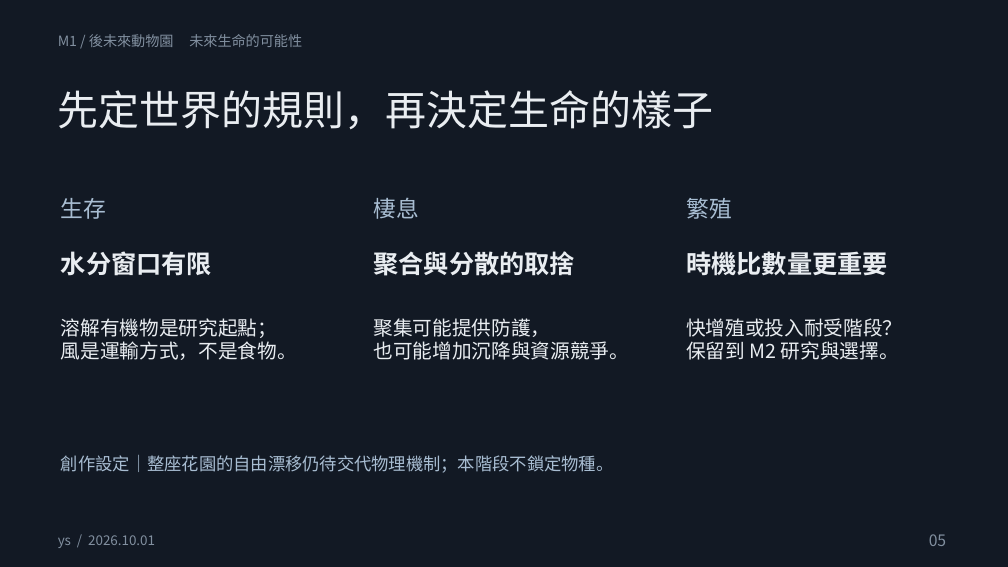
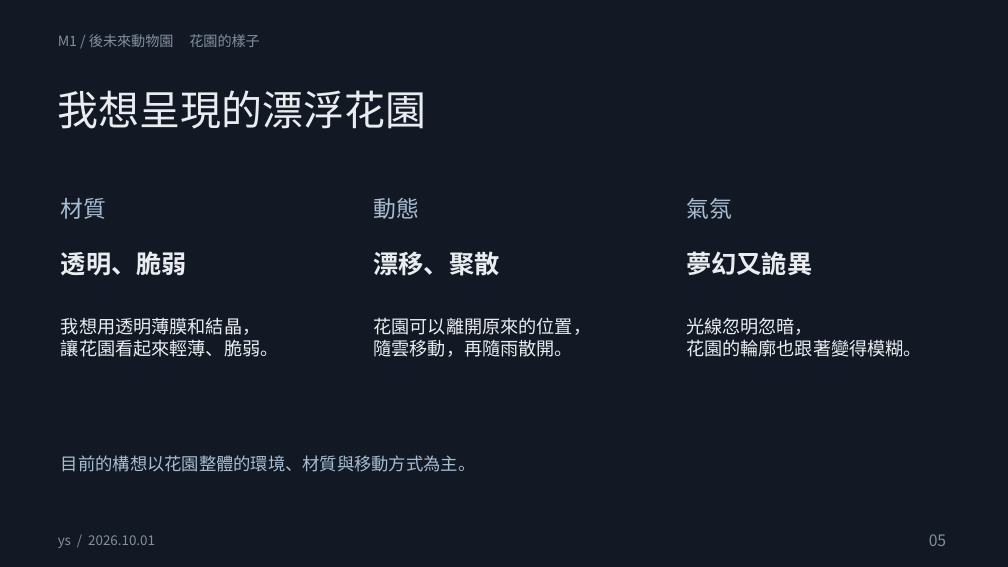
Before and after one commit to ys3213/ys-m0-outfit, a slide deck: slide 5 of m1-world/m1-簡報.pptx. Drawn at 1008x567 pixels with LibreOffice and Linux fonts; fonts in the diff are those of the drawing. Boxes give left, top, right and bottom in pixels: in the first picture for what was removed or moved away, otherwise in the second. Text is boxed around its words. In the diff, an @@ line names an element or a change of style, - is before the commit and + after.

```diff
--- a/m1-world/m1-簡報.pptx
+++ b/m1-world/m1-簡報.pptx
@@ text at (x1=58, y1=34, x2=260, y2=47): text changed @@
-M1 / 後未來動物園 未來生命的可能性
+M1 / 後未來動物園 花園的樣子
@@ text at (x1=58, y1=90, x2=427, y2=129): text changed @@
-先定世界的規則，再決定生命的樣子
+我想呈現的漂浮花園
@@ text at (x1=61, y1=198, x2=107, y2=219): text changed @@
-生存
+材質
@@ text at (x1=374, y1=198, x2=420, y2=219): text changed @@
-棲息
+動態
@@ text at (x1=686, y1=198, x2=732, y2=219): text changed @@
-繁殖
+氣氛
@@ text at (x1=61, y1=251, x2=187, y2=276): text changed @@
-水分窗口有限
+透明、脆弱
@@ text at (x1=374, y1=251, x2=500, y2=276): text changed @@
-聚合與分散的取捨
+漂移、聚散
@@ text at (x1=686, y1=251, x2=812, y2=275): text changed @@
-時機比數量更重要
+夢幻又詭異
@@ text at (x1=61, y1=317, x2=279, y2=357): text changed; size 18.8 to 17.2 pt @@
-溶解有機物是研究起點；
-風是運輸方式，不是食物。
+我想用透明薄膜和結晶，
+讓花園看起來輕薄、脆弱。
@@ text at (x1=374, y1=317, x2=592, y2=357): text changed; size 18.8 to 17.2 pt @@
-聚集可能提供防護，
-也可能增加沉降與資源競爭。
+花園可以離開原來的位置，
+隨雲移動，再隨雨散開。
@@ text at (x1=686, y1=318, x2=922, y2=357): text changed; size 18.8 to 17.2 pt @@
-快增殖或投入耐受階段？
-保留到 M2 研究與選擇。
+光線忽明忽暗，
+花園的輪廓也跟著變得模糊。
@@ text at (x1=61, y1=455, x2=475, y2=472): text changed @@
-創作設定｜整座花園的自由漂移仍待交代物理機制；本階段不鎖定物種。
+目前的構想以花園整體的環境、材質與移動方式為主。
```
Also in this commit, not shown: 5 other slides changed, 3 other files.
